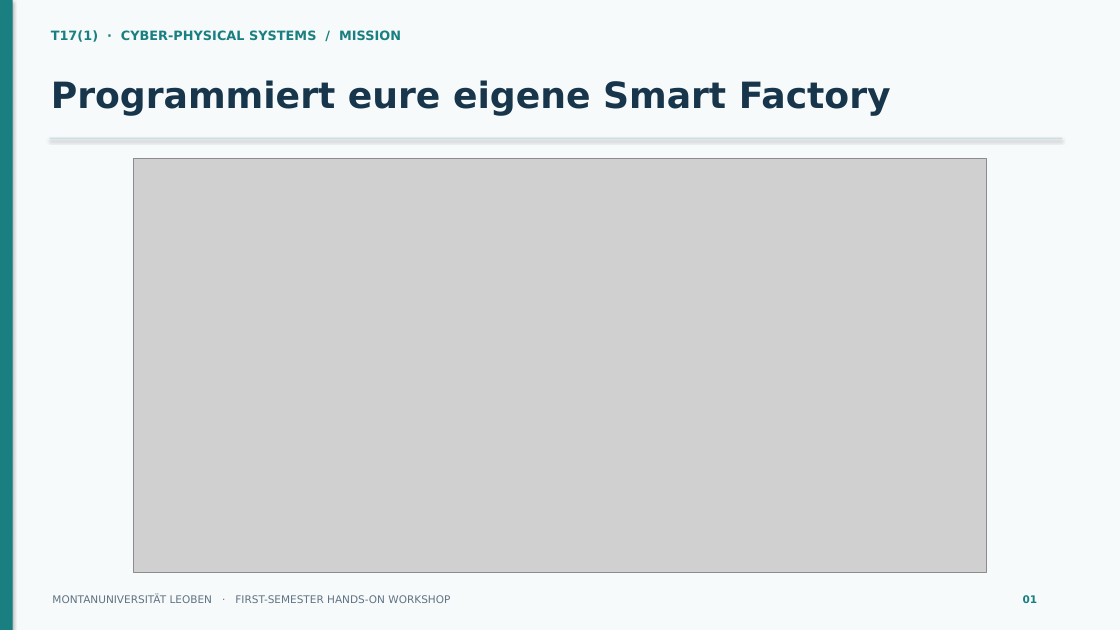
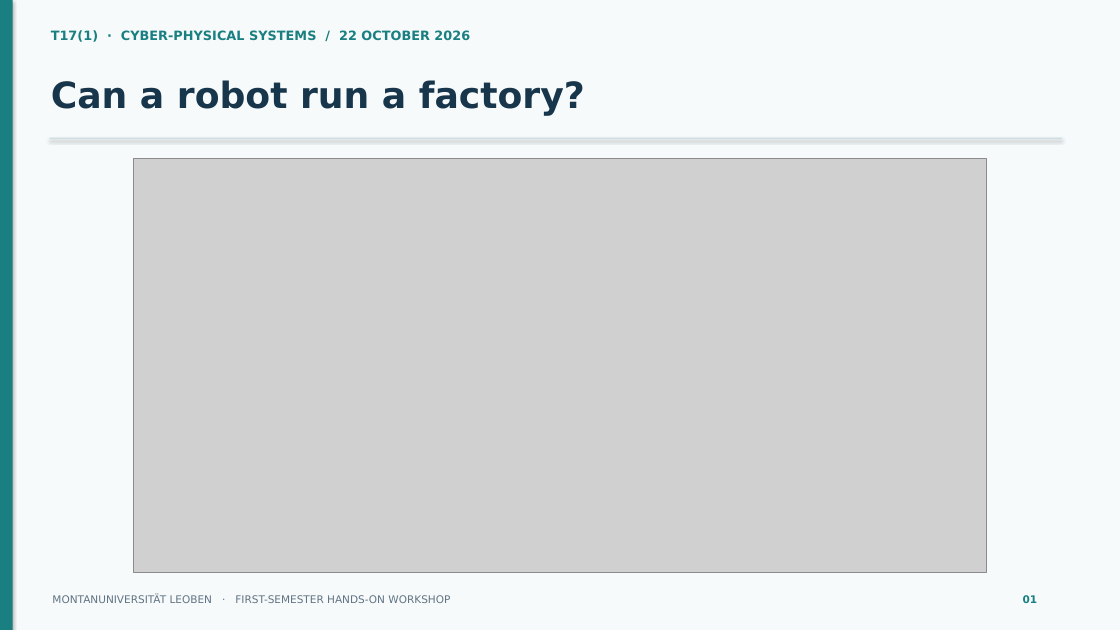
Before and after one commit to mul-cps/teaching-exciting-science-2026, a slide deck: slide 1 of docs/workshop-slides.pptx. Drawn at 1120x630 pixels with LibreOffice and Linux fonts; fonts in the diff are those of the drawing; grey boxes stand for pictures. Boxes give left, top, right and bottom in pixels: in the first picture for what was removed or moved away, otherwise in the second. Text is boxed around its words. In the diff, an @@ line names an element or a change of style, - is before the commit and + after.

```diff
--- a/docs/workshop-slides.pptx
+++ b/docs/workshop-slides.pptx
@@ text at (51, 30, 470, 42): text changed @@
-T17(1) · CYBER-PHYSICAL SYSTEMS / MISSION
+T17(1) · CYBER-PHYSICAL SYSTEMS / 22 OCTOBER 2026
@@ text at (51, 80, 585, 115): text changed @@
-Programmiert eure eigene Smart Factory
+Can a robot run a factory?
```
Also in this commit, not shown: 7 other slides changed, 12 slides removed, 17 other files.
